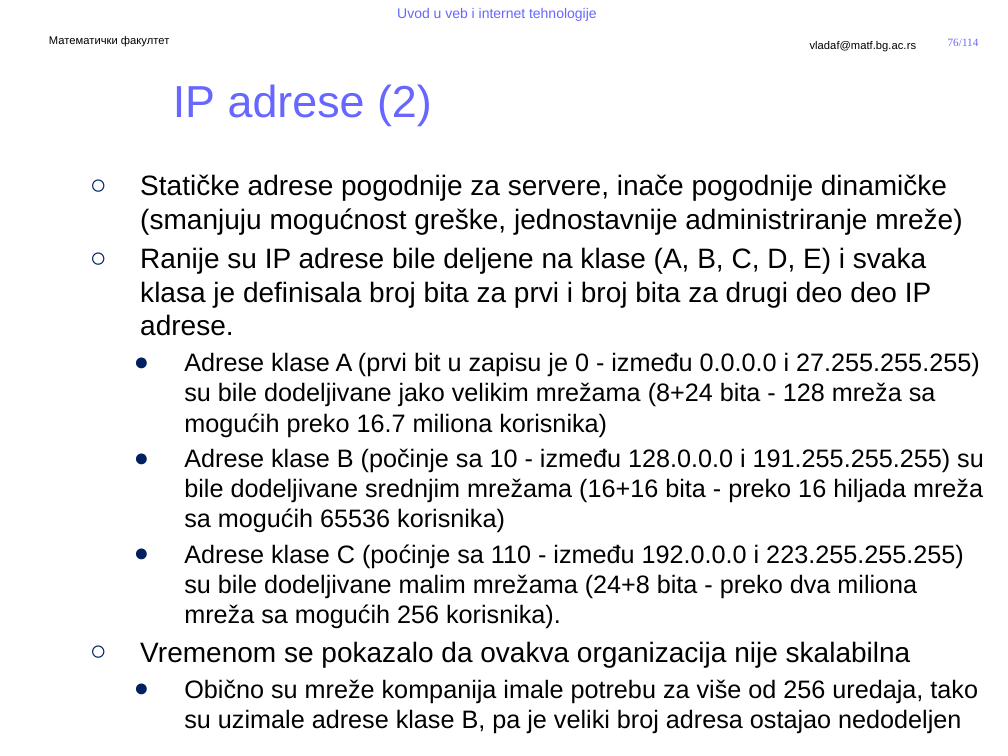
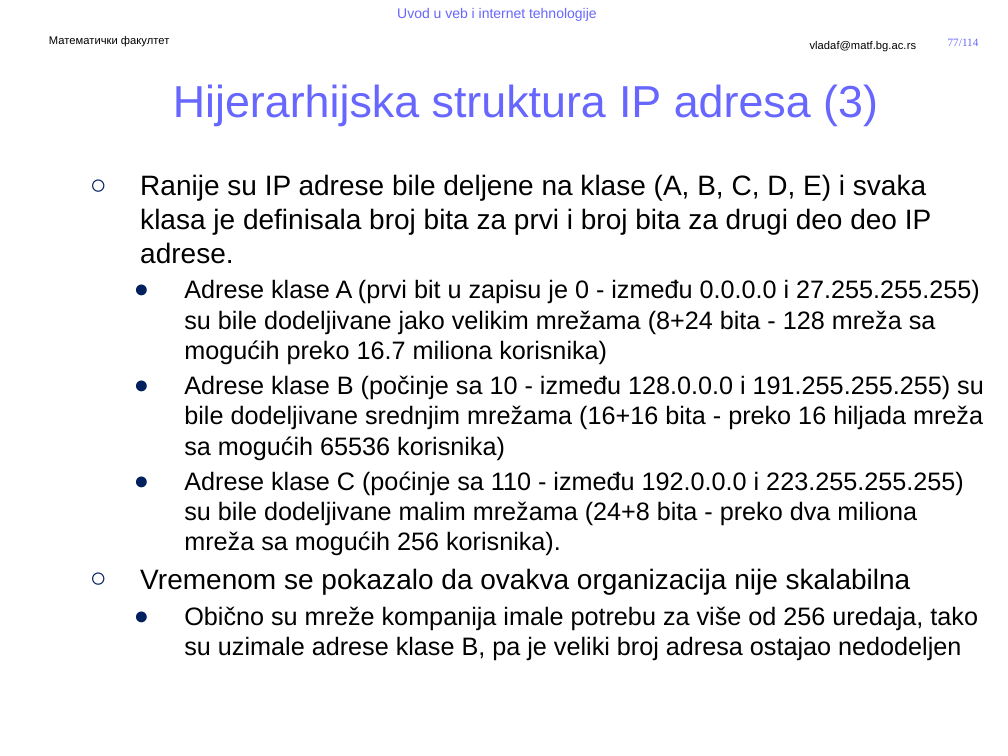
Before and after one commit to MatfUVIT/info, a slide deck: slide 77 of predavanja/prezentacije/UVIT01-02-Uvod u Internet.pptx (slide 76 before the commit). Drawn at 1008x756 pixels with LibreOffice and Linux fonts; fonts in the diff are those of the drawing; background and template pictures are left out. Boxes give left, top, right and bottom in pixels: in the first picture for what was removed or moved away, otherwise in the second. Text is boxed around its words. In the diff, an @@ line names an element or a change of style, - is before the commit and + after.

```diff
--- a/predavanja/prezentacije/UVIT01-02-Uvod u Internet.pptx
+++ b/predavanja/prezentacije/UVIT01-02-Uvod u Internet.pptx
@@ page number at bbox=[948, 38, 979, 46]: text changed @@
-76/114
+77/114
@@ title at bbox=[173, 84, 878, 126]: text changed @@
-IP adrese (2)
+Hijerarhijska struktura IP adresa (3)
@@ text at bbox=[140, 174, 962, 234]: paragraph removed @@
-  ○ Statičke adrese pogodnije za servere, inače pogodnije dinamičke (smanjuju mogućnost greške, jednostavnije administriranje mreže)
```
Also in this commit, not shown: 6 other slides changed, 1 slide added, 1 slide removed, 1 other file.
